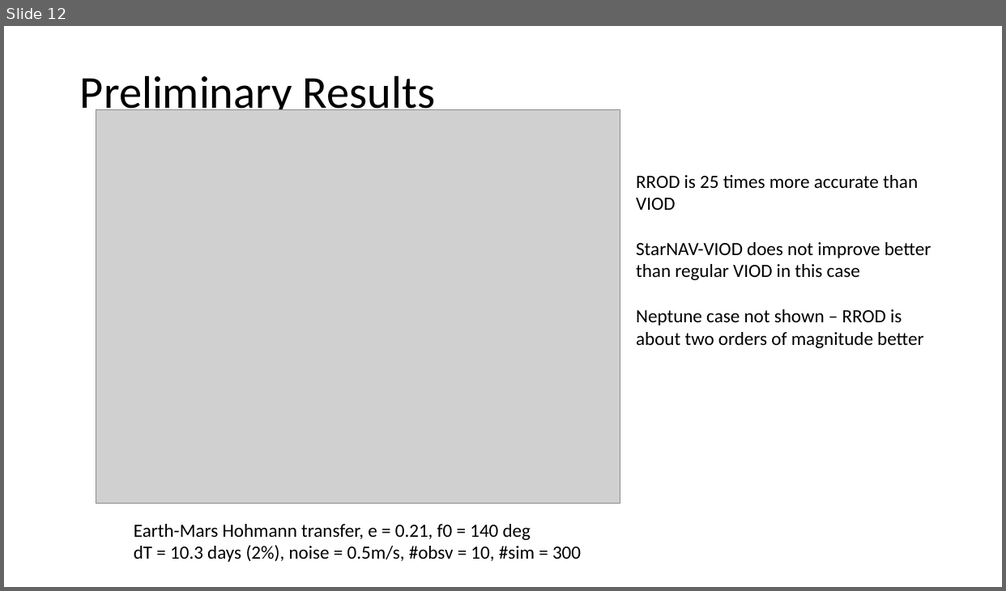
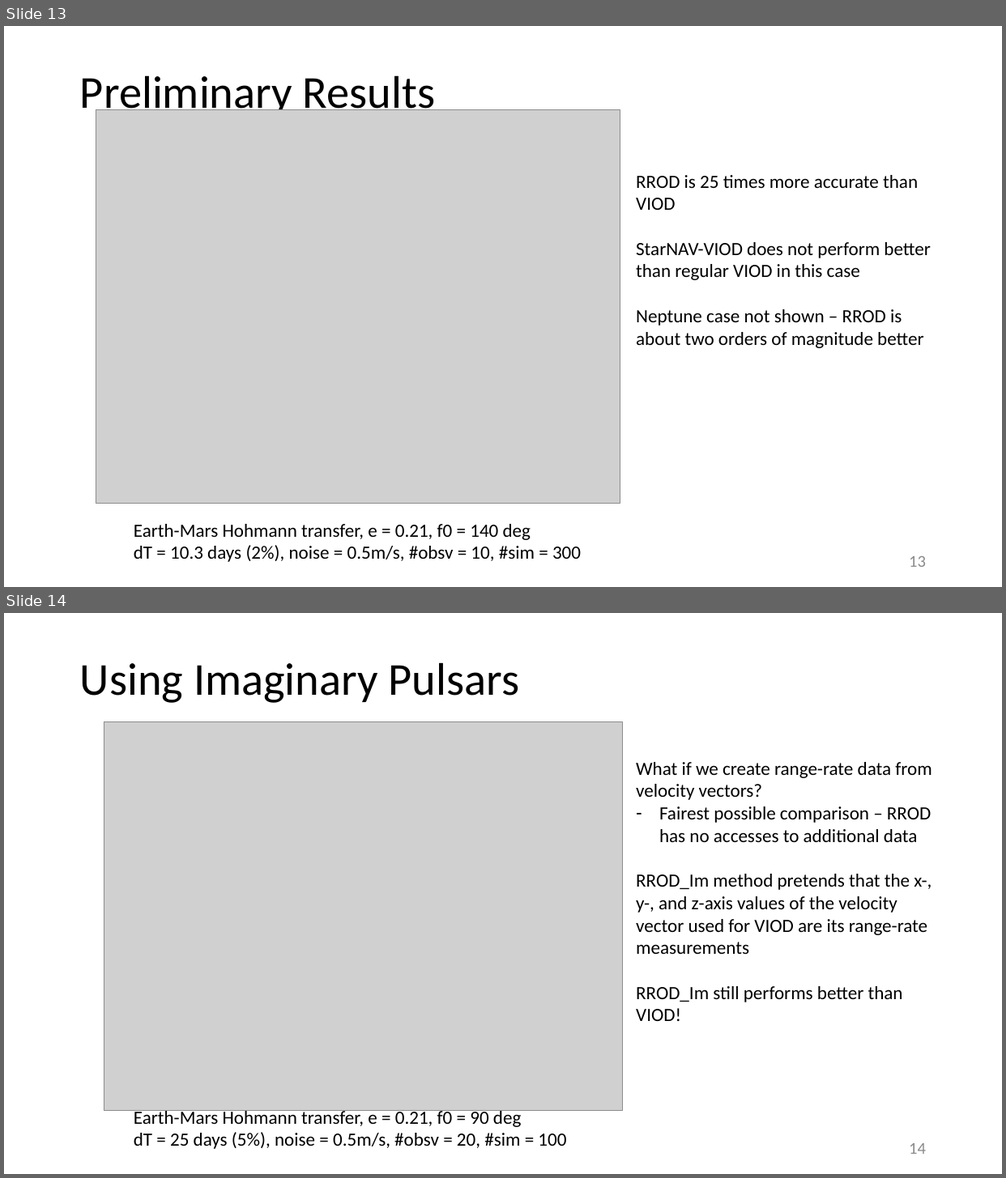
Before and after one commit to TigerHou2/xnav, a slide deck: Presentations/2021-07-12.pptx. Shown one above the other, each under a label of ours: slide 12 before the commit, slides 13 and 14 after it. The pictures are 1006x591 and 1006x1178 pixels, drawn with LibreOffice and Linux fonts; fonts in the diff are those of the drawing; grey boxes stand for pictures. Boxes give left, top, right and bottom in pixels: in the first picture for what was removed or moved away, otherwise in the second. Text is boxed around its words. In the diff, an @@ line names an element or a change of style, - is before the commit and + after.

Commit message:
Finished research presentation, added new testing data for imaginary pulsar method

```diff
--- a/Presentations/2021-07-12.pptx
+++ b/Presentations/2021-07-12.pptx
@@ slide 14 added at [4, 613, 1002, 1174], background #FFFFFF @@
@@ title added at [80, 662, 520, 703], 44 pt, text #000000 @@
+Using Imaginary Pulsars
@@ picture added at [104, 722, 622, 1110] @@
@@ text added at [636, 762, 931, 1021], 18 pt, text #000000 @@
+What if we create range-rate data from velocity vectors?
+– Fairest possible comparison – RROD has no accesses to additional data
+RROD_Im method pretends that the x-, y-, and z-axis values of the velocity vector used for VIOD are its range-rate measurements
+RROD_Im still performs better than VIOD!
@@ text added at [134, 1108, 566, 1149], 18 pt, text #000000 @@
+Earth-Mars Hohmann transfer, e = 0.21, f0 = 90 deg
+dT = 25 days (5%), noise = 0.5m/s, #obsv = 20, #sim = 100
@@ page number added at [909, 1144, 926, 1154], 16 pt, text #8C8C8C @@
+14
@@ what was slide 12 is now slide 13 @@
@@ slide 13 changed as well @@
@@ text at [636, 242, 930, 280]: text changed @@
-StarNAV-VIOD does not improve better than regular VIOD in this case
+StarNAV-VIOD does not perform better than regular VIOD in this case
@@ page number added at [909, 557, 926, 567], 16 pt, text #8C8C8C @@
+13
```
Also in this commit, not shown: 11 other slides changed, 3 other slides added, 3 other files.
